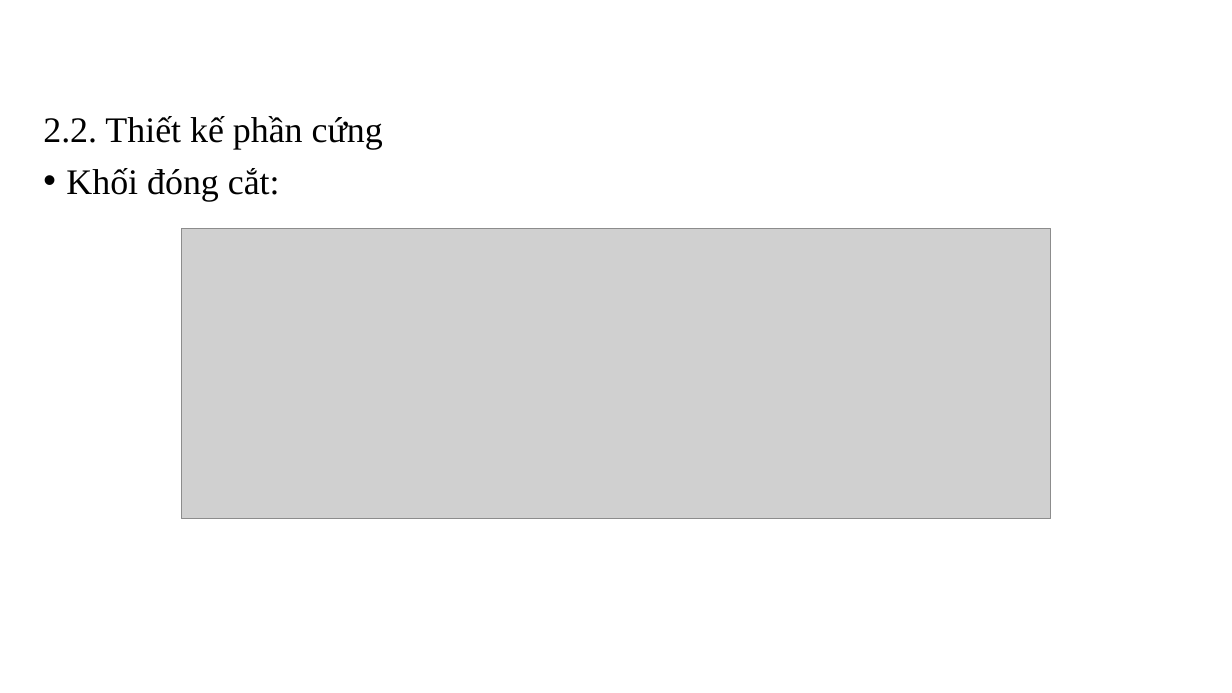
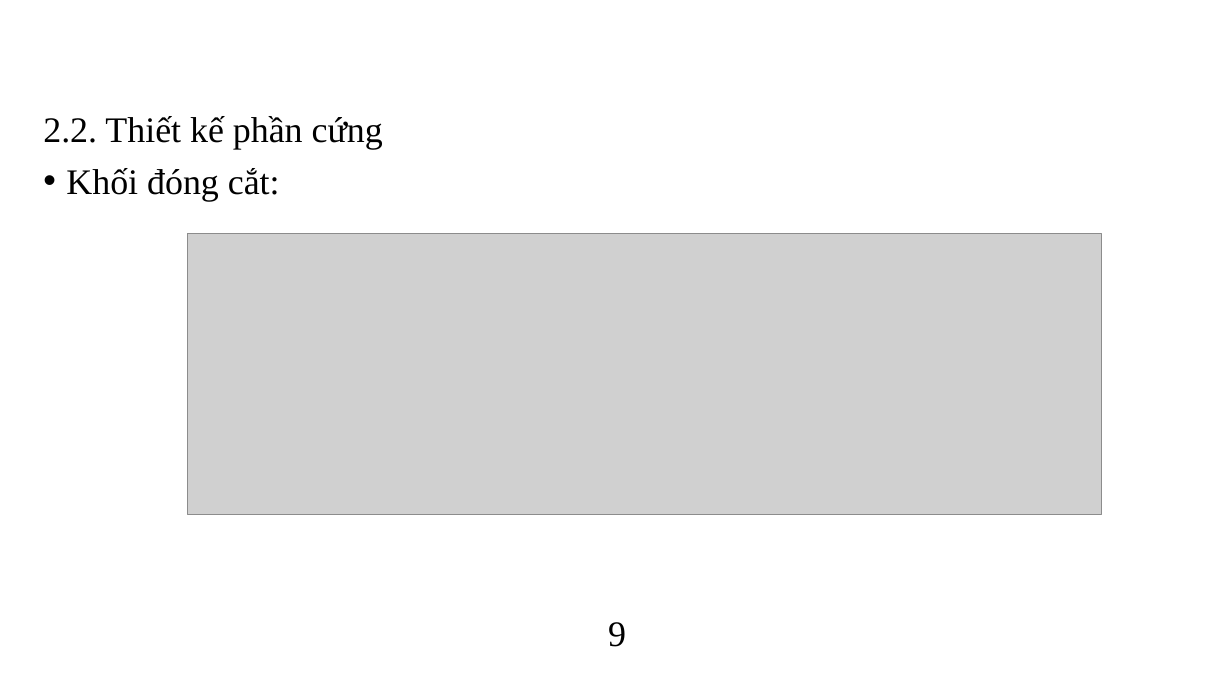
Before and after one commit to kurooroo/DATN, a slide deck: slide 12 of documents/Slide Đồ án tốt nghiệp_Nguyễn Tuấn Anh.pptx. Drawn at 1232x693 pixels with LibreOffice and Linux fonts; fonts in the diff are those of the drawing; grey boxes stand for pictures; background and template pictures are left out. Boxes give left, top, right and bottom in pixels: in the first picture for what was removed or moved away, otherwise in the second. Text is boxed around its words. In the diff, an @@ line names an element or a change of style, - is before the commit and + after.

```diff
--- a/documents/Slide Đồ án tốt nghiệp_Nguyễn Tuấn Anh.pptx
+++ b/documents/Slide Đồ án tốt nghiệp_Nguyễn Tuấn Anh.pptx
@@ picture: place and size @@
-picture at <box>181,228,1051,518</box>
+picture at <box>188,234,1102,515</box>
@@ text added at <box>608,622,626,647</box>, 28 pt, text #000000 @@
+9
```
Also in this commit, not shown: 21 other slides changed, 8 other files.
